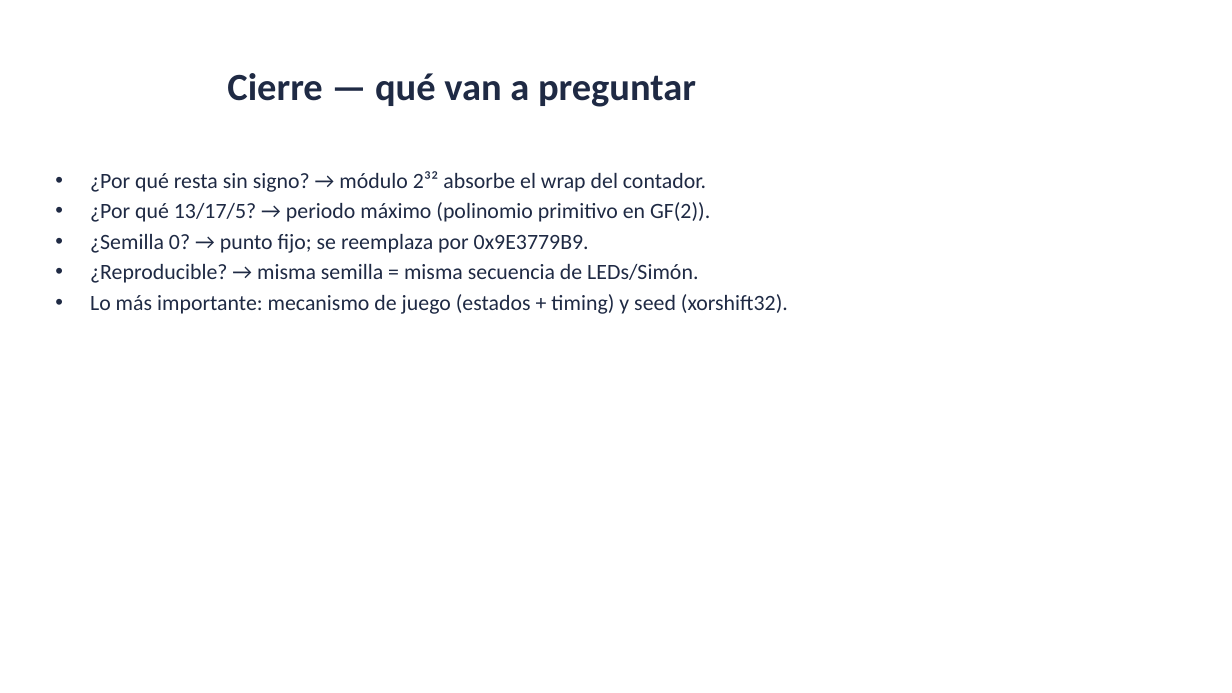
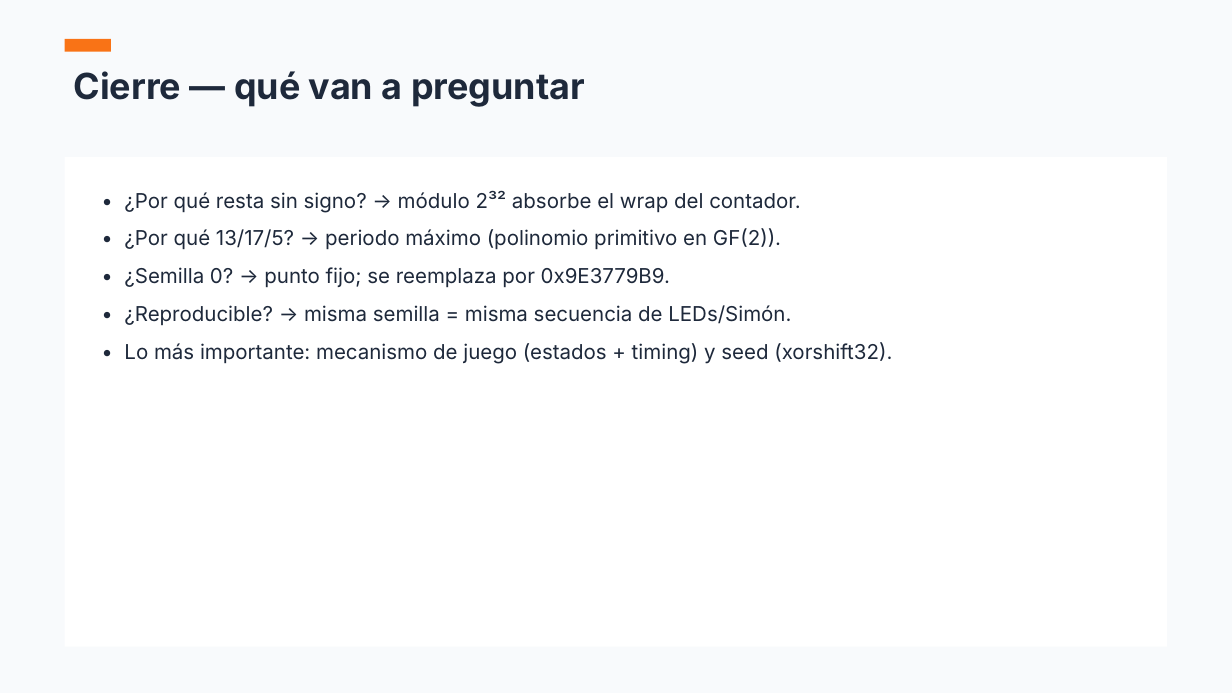
Before and after one commit to AlessandroKlein/PicoReflex, a slide deck: slide 12 of Presentacion_Defensa_PicoReflex.pptx. Drawn at 1232x693 pixels with LibreOffice and Linux fonts; fonts in the diff are those of the drawing. Boxes give left, top, right and bottom in pixels: in the first picture for what was removed or moved away, otherwise in the second. Text is boxed around its words. In the diff, an @@ line names an element or a change of style, - is before the commit and + after.

```diff
--- a/Presentacion_Defensa_PicoReflex.pptx
+++ b/Presentacion_Defensa_PicoReflex.pptx
@@ background #FFFFFF to #F8FAFC @@
@@ text "Cierre — qué van a ...": place and size @@
-text "Cierre — qué van a ..." at (227, 73, 696, 107)
+text "Cierre — qué van a ..." at (74, 71, 585, 107)
@@ text "Cierre — qué van a ..." at (74, 71, 585, 107): size 30 to 28 pt, font Calibri to Inter, text colour #1F2A44 to #1E293B; alignment centre to left; vertical alignment middle to top @@
@@ rectangle added at (65, 39, 111, 52), fill #F97316 @@
@@ rectangle added at (65, 157, 1167, 647), fill #FFFFFF @@
@@ text at (124, 190, 892, 364): text changed; size 17 to 16 pt; font Calibri to Inter; text colour #1F2A44 to #1E293B @@
-• ¿Por qué resta sin signo? → módulo 2³² absorbe el wrap del contador.
-• ¿Por qué 13/17/5? → periodo máximo (polinomio primitivo en GF(2)).
-• ¿Semilla 0? → punto fijo; se reemplaza por 0x9E3779B9.
-• ¿Reproducible? → misma semilla = misma secuencia de LEDs/Simón.
-• Lo más importante: mecanismo de juego (estados + timing) y seed (xorshift32).
+• ¿Por qué resta sin signo? → módulo 2³² absorbe el wrap del contador.
+• ¿Por qué 13/17/5? → periodo máximo (polinomio primitivo en GF(2)).
+• ¿Semilla 0? → punto fijo; se reemplaza por 0x9E3779B9.
+• ¿Reproducible? → misma semilla = misma secuencia de LEDs/Simón.
+• Lo más importante: mecanismo de juego (estados + timing) y seed (xorshift32).
```
Also in this commit, not shown: 11 other slides changed, 2 other files.
